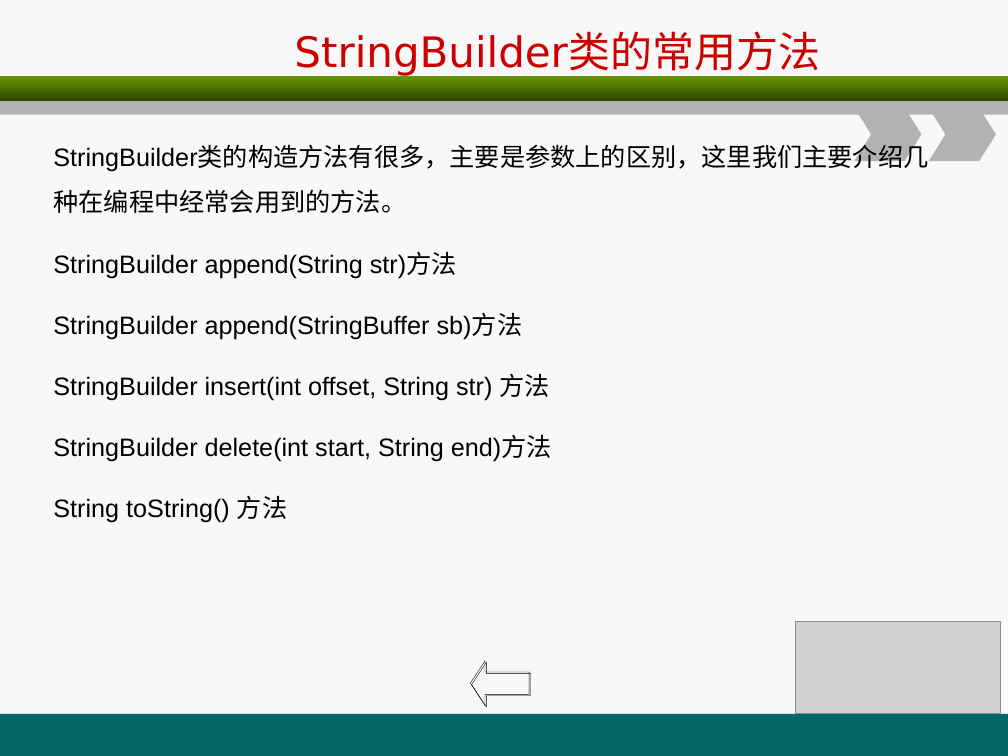
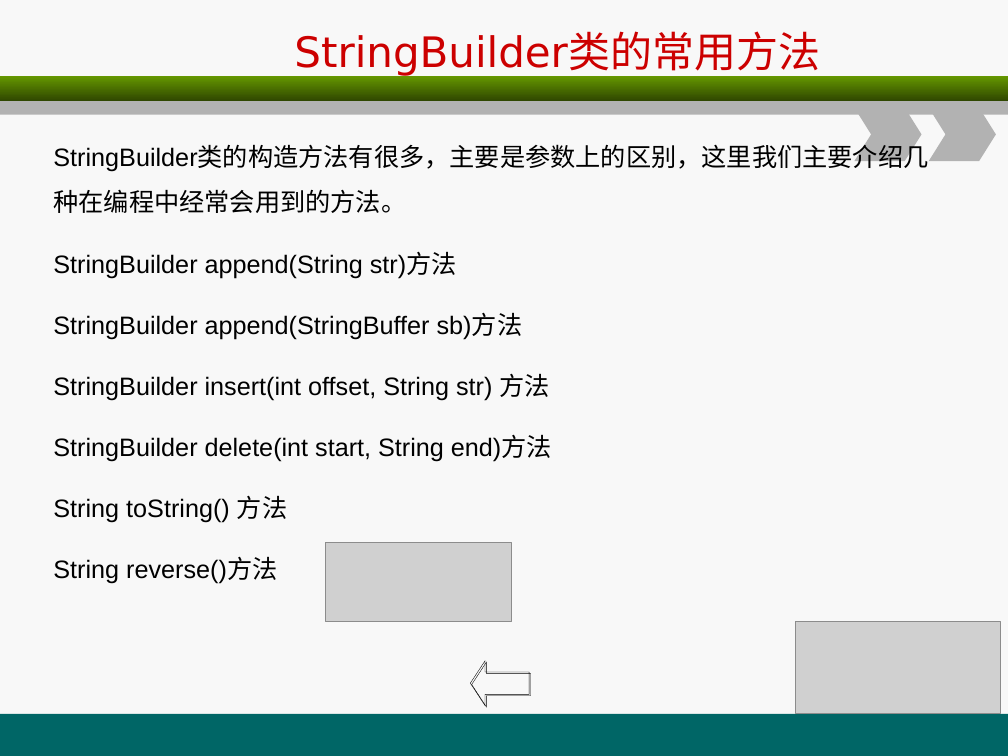
Before and after one commit to christwei/gitDoc, a slide deck: slide 75 of 课件/环宇/java编程基础/A2.ppt. Drawn at 1008x756 pixels with LibreOffice and Linux fonts; fonts in the diff are those of the drawing; grey boxes stand for pictures. Boxes give left, top, right and bottom in pixels: in the first picture for what was removed or moved away, otherwise in the second. Text is boxed around its words. In the diff, an @@ line names an element or a change of style, - is before the commit and + after.

```diff
--- a/课件/环宇/java编程基础/A2.ppt
+++ b/课件/环宇/java编程基础/A2.ppt
@@ text at box(53, 558, 277, 584): paragraph added @@
+String reverse()方法
@@ picture added at box(326, 543, 512, 622) @@
```
Also in this commit, not shown: 3 other slides changed, 4 other files.
